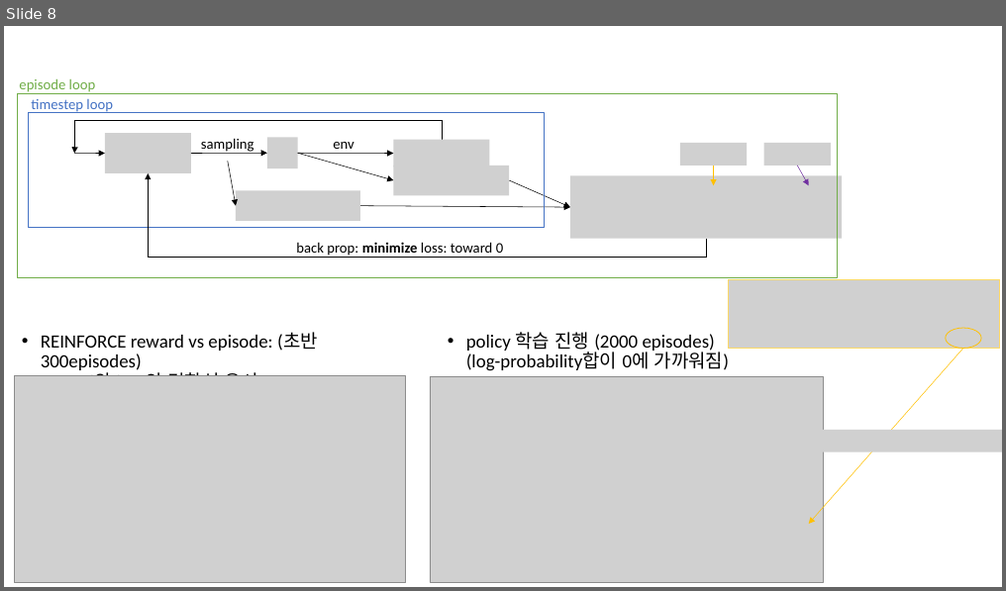
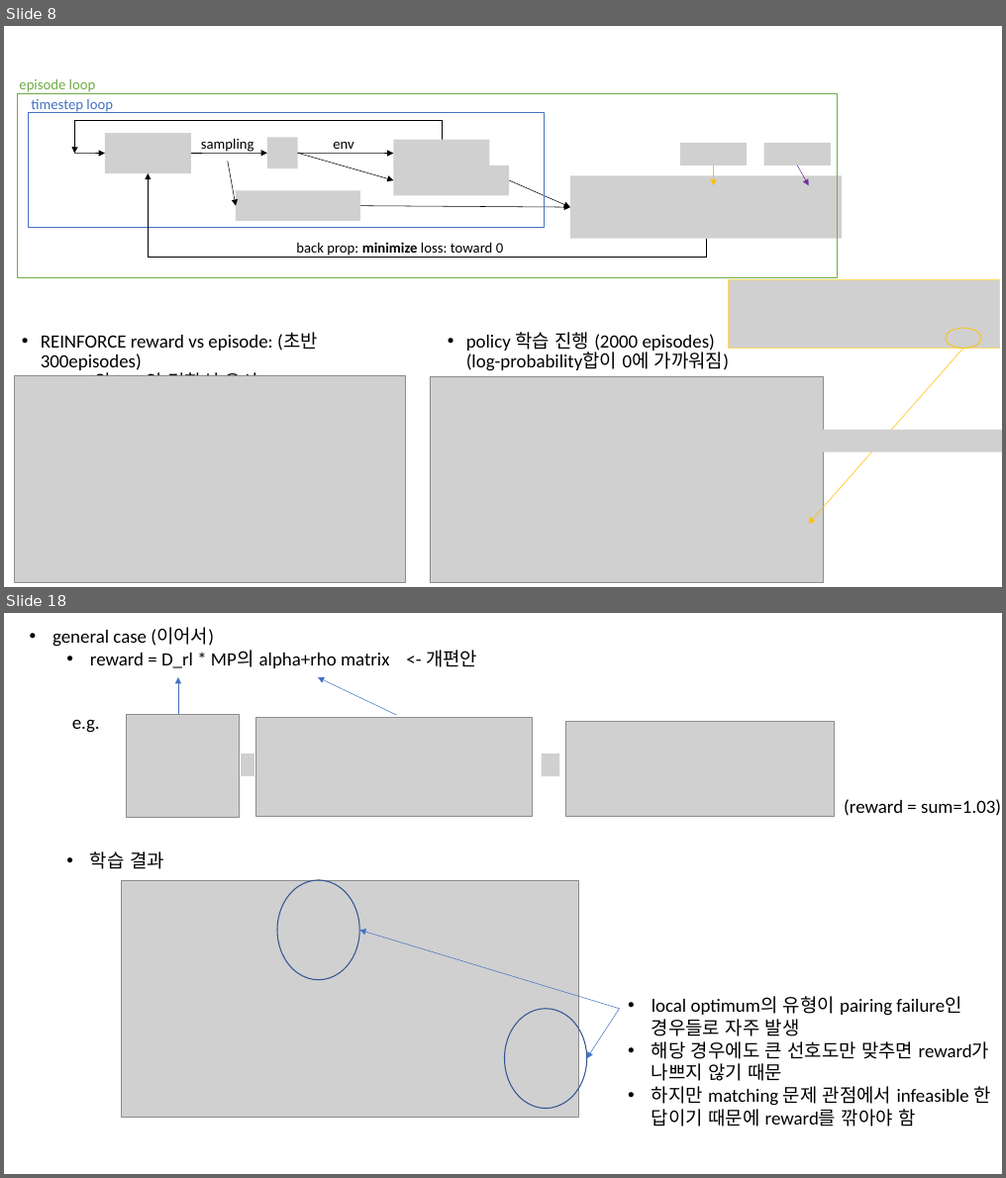
Before and after one commit to ihatesummer/bipartite_maxsum, a slide deck: memo.pptx. Shown one above the other, each under a label of ours: slide 8 before the commit, slides 8 and 18 after it; the slides between them are not shown. The pictures are 1006x591 and 1006x1178 pixels, drawn with LibreOffice and Linux fonts; fonts in the diff are those of the drawing; grey boxes stand for pictures. Boxes give left, top, right and bottom in pixels: in the first picture for what was removed or moved away, otherwise in the second. Text is boxed around its words. In the diff, an @@ line names an element or a change of style, - is before the commit and + after.

```diff
--- a/memo.pptx
+++ b/memo.pptx
@@ slide 18 added at (4, 613, 1002, 1174), background #FFFFFF @@
@@ text added at (53, 628, 477, 869), 18 pt, text #000000 @@
+• general case (이어서)
+  • reward = D_rl * MP의 alpha+rho matrix <- 개편안
+  • 학습 결과
@@ arrow added from (178, 715) to (178, 677), #4472C4 0.5 pt @@
@@ arrow added from (396, 715) to (318, 677), #4472C4 0.5 pt @@
@@ text added at (72, 720, 100, 733), 18 pt, text #000000 @@
+e.g.
@@ picture added at (127, 715, 239, 818) @@
@@ picture added at (255, 717, 533, 816) @@
@@ picture added at (565, 722, 835, 816) @@
@@ picture added at (241, 754, 254, 776) @@
@@ picture added at (542, 754, 560, 776) @@
@@ text added at (844, 799, 1001, 816), 18 pt, text #000000 @@
+(reward = sum=1.03)
@@ picture added at (122, 880, 578, 1117) @@
@@ ellipse added at (277, 880, 359, 980), outline #325491 1 pt @@
@@ arrow added from (620, 1009) to (359, 931), #4472C4 0.5 pt @@
@@ text added at (651, 996, 990, 1127), 18 pt, text #000000 @@
+• local optimum의 유형이 pairing failure인 경우들로 자주 발생
+• 해당 경우에도 큰 선호도만 맞추면 reward가 나쁘지 않기 때문
+• 하지만 matching 문제 관점에서 infeasible 한 답이기 때문에 reward를 깎아야 함
@@ ellipse added at (505, 1009, 587, 1109), outline #325491 1 pt @@
@@ arrow added from (620, 1009) to (587, 1059), #4472C4 0.5 pt @@
```
Also in this commit, not shown: 3 slides changed, 8 other slides added, 17 other files.
